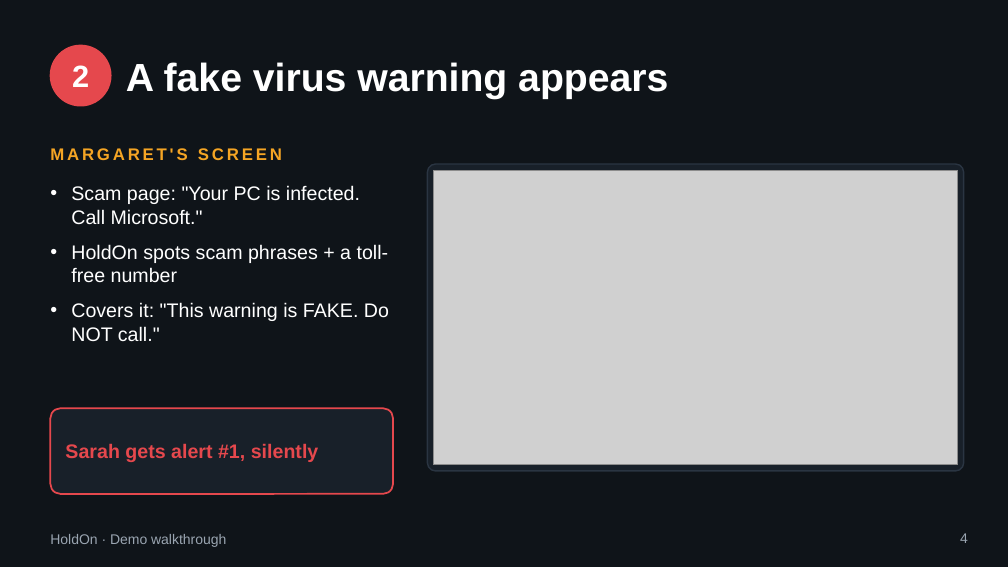
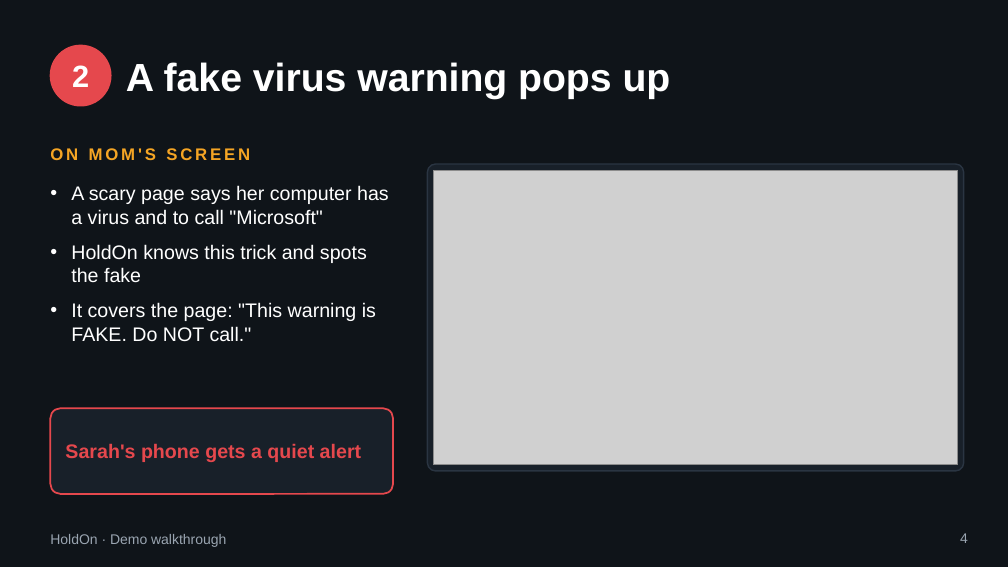
Before and after one commit to nidhishrajan/holdon, a slide deck: slide 4 of pitch/HoldOn-demo-walkthrough.pptx. Drawn at 1008x567 pixels with LibreOffice and Linux fonts; fonts in the diff are those of the drawing; grey boxes stand for pictures. Boxes give left, top, right and bottom in pixels: in the first picture for what was removed or moved away, otherwise in the second. Text is boxed around its words. In the diff, an @@ line names an element or a change of style, - is before the commit and + after.

```diff
--- a/pitch/HoldOn-demo-walkthrough.pptx
+++ b/pitch/HoldOn-demo-walkthrough.pptx
@@ title at [126,62,671,99]: text changed @@
-A fake virus warning appears
+A fake virus warning pops up
@@ text at [50,148,250,160]: text changed @@
-MARGARET'S SCREEN
+ON MOM'S SCREEN
@@ text at [71,185,389,342]: text changed @@
-• Scam page: "Your PC is infected. Call Microsoft."
-• HoldOn spots scam phrases + a toll-free number
-• Covers it: "This warning is FAKE. Do NOT call."
+• A scary page says her computer has a virus and to call "Microsoft"
+• HoldOn knows this trick and spots the fake
+• It covers the page: "This warning is FAKE. Do NOT call."
@@ text at [65,443,361,462]: text changed @@
-Sarah gets alert #1, silently
+Sarah's phone gets a quiet alert
```
Also in this commit, not shown: 9 other slides changed, 1 other file.
